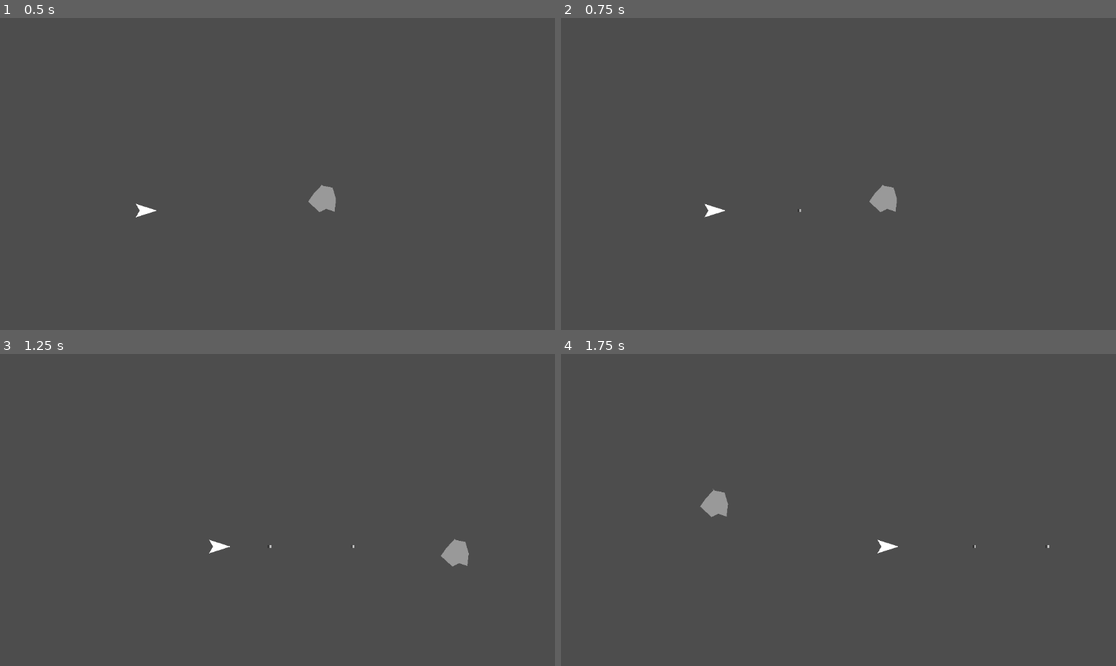
Above: before the commit, frames 1-4 (two rows, left to right).
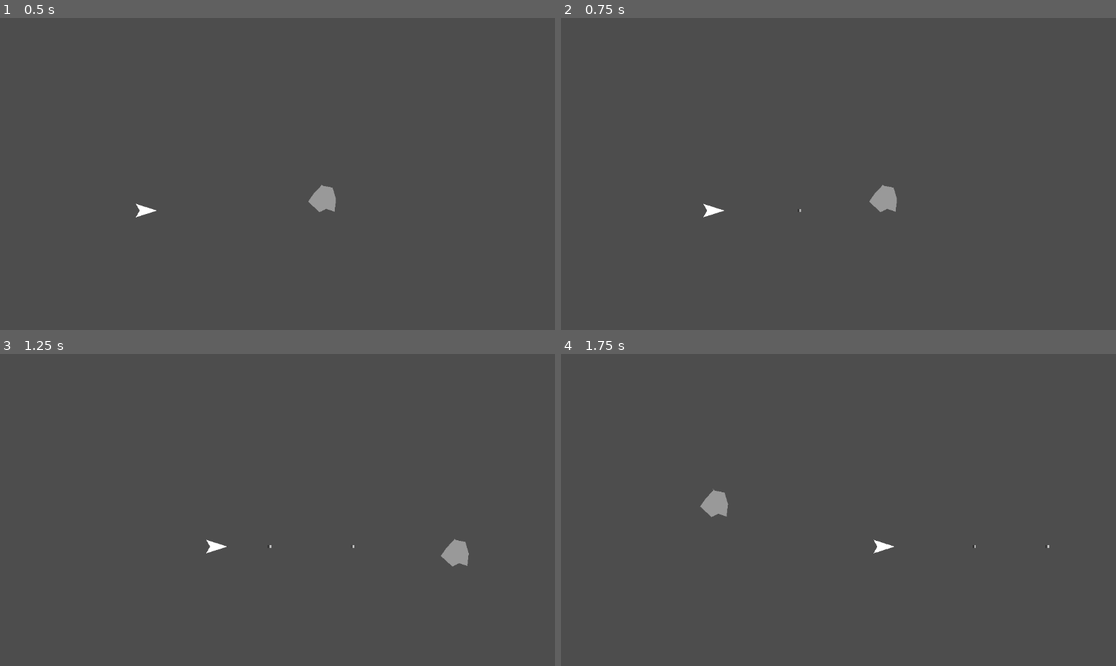
Above: after the commit, the same moments.

Repository: rybond/SpaceCombatPrototype
Game: Godot game, scene res://scenes/arena.tscn
The game is run twice, just before and just after one commit, with the same random seed, the same clock (stepped at 60 frames per second) and the same inputs.
Inputs:
- Up to frame 1 (0.5 s): no input
- Up to frame 2 (0.75 s): tap Enter at 0.5 s; hold Up (ui_up) from 0.53 s (still down); hold Space (fire) from 0.53 s (still down)
- Up to frame 3 (1.25 s): keep holding Up (ui_up); keep holding Space (fire)
- Up to frame 4 (1.75 s): keep holding Up (ui_up); release Space (fire) at 1.28 s; tap Space (fire) at 1.35 s

Frame 1 is identical in both runs. In frame 2, less than 0.1% of the frame differs, in the area x 25-30%, y 59-64%; in frame 3, less than 0.1%; in frame 4, less than 0.1%, in the area x 56-61%, y 59-64%.

Commit message:
separate input from ship logic, add PlayerController

Diff:
--- /dev/null
+++ b/scenes/ships/PlayerController.gd
@@ -0,0 +1,23 @@
+extends Node
+
+@export var thrust_action: String = "ui_up"
+@export var rotate_left_action: String = "ui_left"
+@export var rotate_right_action: String = "ui_right"
+@export var fire_action: String = "fire"
+
+var ship: CharacterBody2D = null
+
+func _ready():
+	ship = get_parent()
+
+func _physics_process(delta):
+	if ship == null:
+		return
+	if Input.is_action_pressed(rotate_left_action):
+		ship.apply_rotation(-1.0, delta)
+	if Input.is_action_pressed(rotate_right_action):
+		ship.apply_rotation(1.0, delta)
+	if Input.is_action_pressed(thrust_action):
+		ship.apply_thrust(delta)
+	if Input.is_action_pressed(fire_action):
+		ship.try_fire()
--- a/scenes/ships/ship.gd
+++ b/scenes/ships/ship.gd
@@ -14,29 +14,20 @@
 	$FireCooldownTimer.timeout.connect(_on_fire_cooldown_timeout)
 
 func _physics_process(delta):
-	handle_rotation(delta)
-	handle_thrust(delta)
-	handle_fire()
 	apply_drag()
 	limit_speed()
 	move_and_slide()
 	handle_screen_wrap()
 
-func handle_rotation(delta):
-	var rotation_input = 0.0
-	if Input.is_action_pressed("ui_left"):
-		rotation_input -= 1.0
-	if Input.is_action_pressed("ui_right"):
-		rotation_input += 1.0
-	rotation += rotation_input * rotation_speed * delta
+func apply_thrust(delta):
+	var forward = Vector2.RIGHT.rotated(rotation)
+	velocity += forward * thrust_force * delta
 
-func handle_thrust(delta):
-	if Input.is_action_pressed("ui_up"):
-		var forward = Vector2.RIGHT.rotated(rotation)
-		velocity += forward * thrust_force * delta
+func apply_rotation(direction: float, delta: float):
+	rotation += direction * rotation_speed * delta
 
-func handle_fire():
-	if Input.is_action_pressed("fire") and can_fire:
+func try_fire():
+	if can_fire:
 		fire()
 
 func fire():
--- a/scenes/ships/ship.tscn
+++ b/scenes/ships/ship.tscn
@@ -1,6 +1,7 @@
-[gd_scene load_steps=3 format=3 uid="uid://tuarrcu60k8f"]
+[gd_scene load_steps=4 format=3 uid="uid://tuarrcu60k8f"]
 
 [ext_resource type="Script" path="res://scenes/ships/ship.gd" id="1_uby25"]
+[ext_resource type="Script" path="res://scenes/ships/PlayerController.gd" id="2_8bvab"]
 
 [sub_resource type="CircleShape2D" id="CircleShape2D_13rxs"]
 radius = 20.0
@@ -16,3 +17,6 @@
 
 [node name="FireCooldownTimer" type="Timer" parent="."]
 one_shot = true
+
+[node name="PlayerController" type="Node" parent="."]
+script = ExtResource("2_8bvab")
